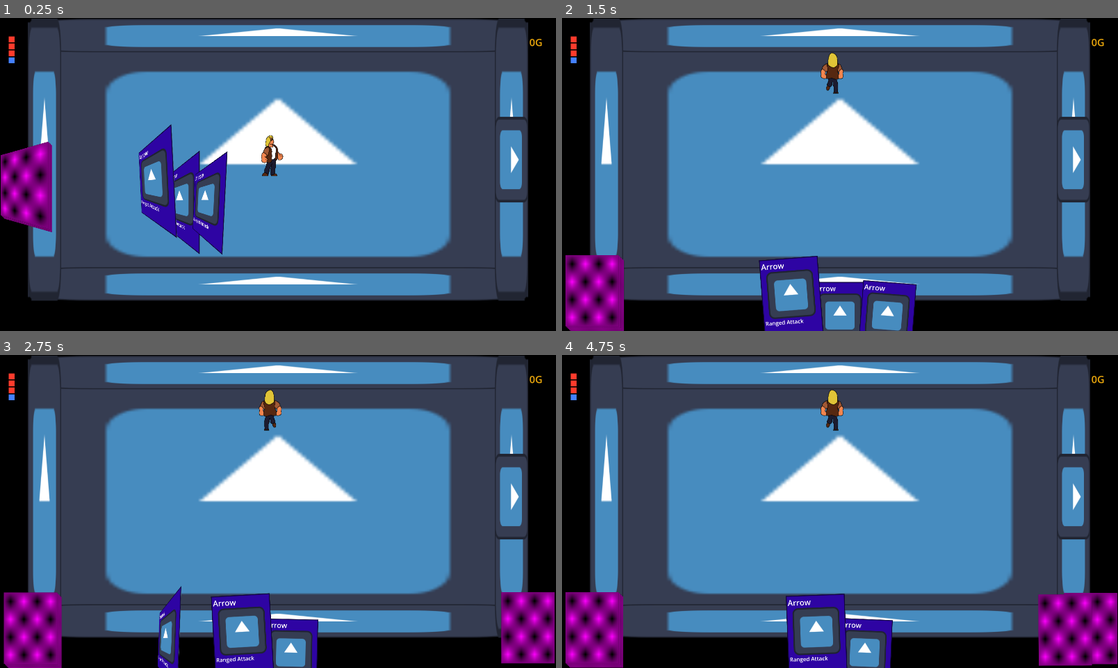
Above: before the commit, frames 1-4 (two rows, left to right).
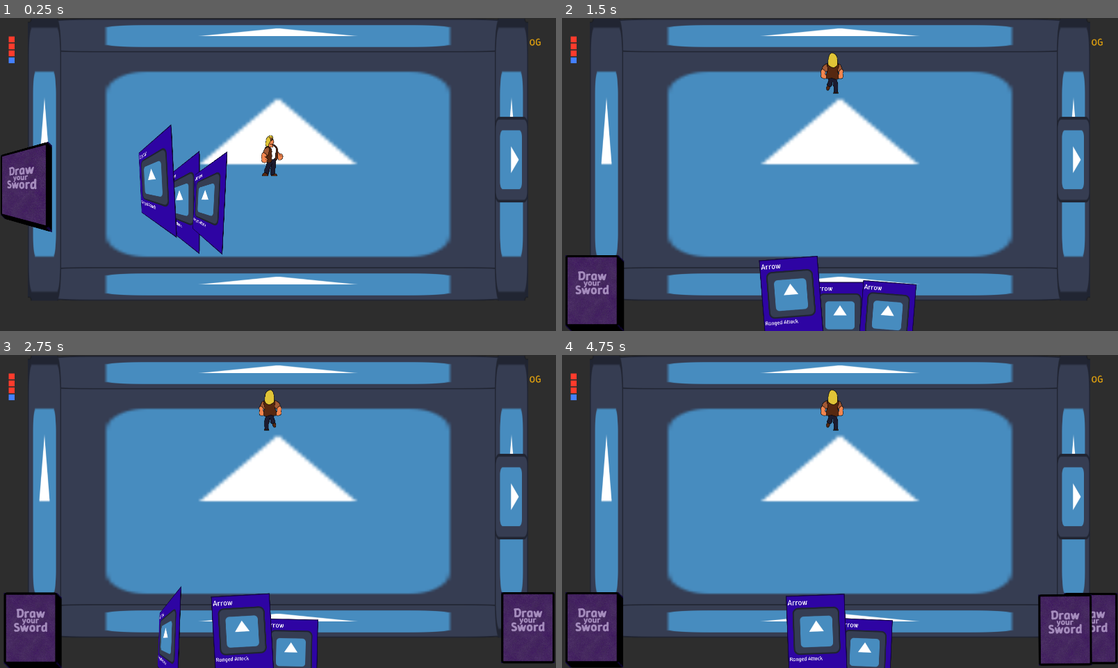
Above: after the commit, the same moments.

Repository: MamaDespik/GGJ-1
Game: Godot game, scene res://game.tscn
Same seed, same stepped clock (60 frames per second), same inputs: the game is played once before the commit and once after it. The engine's default icon, where the game draws it, is replaced by a stand-in: a white triangle on a blue panel in a dark square. Sound files missing from this copy of the repository are replaced by a short silence.
Inputs (mouse positions are in pixels of both pictures, inside the frame that each line leads up to):
- Up to frame 1 (0.25 s): no input
- Up to frame 2 (1.5 s): move the mouse to (867, 174) at 0.52 s; hold Mouse wheel up (change_highlight_left) 0.53-1.28 s; hold W (move_up) from 0.53 s (still down); move the mouse to (812, 174) at 1.27 s; tap Mouse wheel down (change_highlight_right) at 1.35 s
- Up to frame 3 (2.75 s): keep holding W (move_up); move the mouse to (289, 505) at 2.02 s; press the mouse at (289, 505) at 2.03 s
- Up to frame 4 (4.75 s): keep holding W (move_up); move the mouse to (834, 517) at 2.77 s; release the mouse at (834, 517) at 2.78 s; tap Mouse wheel up (change_highlight_left) at 2.85 s; move the mouse to (878, 514) at 3.52 s; hold Mouse wheel down (change_highlight_right) 3.53-4.28 s; move the mouse to (795, 508) at 4.27 s; click (795, 508) at 4.35 s

The runs differ from the first frame. In frame 1, 20% of the frame differs, in the area x 0-100%, y 0-100%; in frame 2, 17%; in frame 3, 19%; in frame 4, 20%.

Commit message:
Card Display Rework and Font

Diff:
--- a/godovelopment-game-jam-1/Cards/Card.tscn
+++ b/godovelopment-game-jam-1/Cards/Card.tscn
@@ -1,24 +1,16 @@
-[gd_scene load_steps=10 format=3 uid="uid://cb2547m4s54t2"]
+[gd_scene load_steps=8 format=3 uid="uid://cb2547m4s54t2"]
 
 [ext_resource type="Script" uid="uid://dhd6jwyvscbs1" path="res://Cards/card.gd" id="1_470ht"]
 [ext_resource type="Texture2D" uid="uid://thnj12t7c3yd" path="res://Assets/icon.svg" id="2_wsk7e"]
 [ext_resource type="PackedScene" uid="uid://dc5awr60mathl" path="res://Cards/card_front.tscn" id="3_trd61"]
 [ext_resource type="PackedScene" uid="uid://bixav0r3he737" path="res://Card Actions/card_action.tscn" id="3_wqwah"]
+[ext_resource type="Texture2D" uid="uid://c20peto2m3800" path="res://Assets/Cards/Base/card_back.png" id="5_roi1e"]
 
 [sub_resource type="ViewportTexture" id="ViewportTexture_37kl0"]
 viewport_path = NodePath("CardSprite/CardModelViewport")
 
-[sub_resource type="BoxMesh" id="BoxMesh_8uh7m"]
-size = Vector3(3.75, 5, 0.01)
-
-[sub_resource type="StandardMaterial3D" id="StandardMaterial3D_6uqi0"]
-albedo_texture = ExtResource("2_wsk7e")
-
 [sub_resource type="ViewportTexture" id="ViewportTexture_oclfm"]
 viewport_path = NodePath("CardSprite/CardModelViewport/CardModel/CardFront/CardFrontViewport")
-
-[sub_resource type="PlaceholderTexture2D" id="PlaceholderTexture2D_wqwah"]
-size = Vector2(375, 500)
 
 [node name="Card" type="Node2D"]
 top_level = true
@@ -37,9 +29,7 @@
 own_world_3d = true
 transparent_bg = true
 
-[node name="CardModel" type="MeshInstance3D" parent="CardSprite/CardModelViewport"]
-mesh = SubResource("BoxMesh_8uh7m")
-surface_material_override/0 = SubResource("StandardMaterial3D_6uqi0")
+[node name="CardModel" type="Node3D" parent="CardSprite/CardModelViewport"]
 
 [node name="CardFront" type="Sprite3D" parent="CardSprite/CardModelViewport/CardModel"]
 transform = Transform3D(1, 0, 0, 0, 1, 0, 0, 0, 1, 0, 0, 0.006)
@@ -48,14 +38,15 @@
 
 [node name="CardFrontViewport" type="SubViewport" parent="CardSprite/CardModelViewport/CardModel/CardFront"]
 own_world_3d = true
+transparent_bg = true
 size = Vector2i(750, 1000)
 
 [node name="CardFront" parent="CardSprite/CardModelViewport/CardModel/CardFront/CardFrontViewport" instance=ExtResource("3_trd61")]
 unique_name_in_owner = true
 
 [node name="CardBack" type="Sprite3D" parent="CardSprite/CardModelViewport/CardModel"]
-transform = Transform3D(1, 0, 0, 0, 1, 0, 0, 0, 1, 0, 0, -0.006)
-texture = SubResource("PlaceholderTexture2D_wqwah")
+transform = Transform3D(-1, 0, -8.74228e-08, 0, 1, 0, 8.74228e-08, 0, -1, 0, 0, -0.006)
+texture = ExtResource("5_roi1e")
 
 [node name="Camera3D" type="Camera3D" parent="CardSprite/CardModelViewport"]
 transform = Transform3D(1, 0, 0, 0, 1, 0, 0, 0, 1, 0, 0, 5.1)
--- a/godovelopment-game-jam-1/Modules/health_module.tscn
+++ b/godovelopment-game-jam-1/Modules/health_module.tscn
@@ -21,7 +21,7 @@
 layout_mode = 2
 size_flags_horizontal = 0
 size_flags_vertical = 0
-color = Color(0.233925, 0.233925, 0.233925, 1)
+color = Color(0, 0, 0, 1)
 
 [node name="HealthDisplay" type="HBoxContainer" parent="."]
 layout_mode = 2
--- a/godovelopment-game-jam-1/Player/player.tscn
+++ b/godovelopment-game-jam-1/Player/player.tscn
@@ -65,76 +65,6 @@
 "values": [ExtResource("12_p5o4e")]
 }
 
-[sub_resource type="Animation" id="Animation_vtle1"]
-resource_name = "idle_down"
-loop_mode = 1
-tracks/0/type = "value"
-tracks/0/imported = false
-tracks/0/enabled = true
-tracks/0/path = NodePath("Sprite2D:texture")
-tracks/0/interp = 1
-tracks/0/loop_wrap = true
-tracks/0/keys = {
-"times": PackedFloat32Array(0, 0.5),
-"transitions": PackedFloat32Array(1, 1),
-"update": 1,
-"values": [ExtResource("12_p5o4e"), ExtResource("13_gu6f8")]
-}
-
-[sub_resource type="Animation" id="Animation_apopc"]
-resource_name = "walk_down"
-length = 0.8
-loop_mode = 1
-step = 0.2
-tracks/0/type = "value"
-tracks/0/imported = false
-tracks/0/enabled = true
-tracks/0/path = NodePath("Sprite2D:texture")
-tracks/0/interp = 1
-tracks/0/loop_wrap = true
-tracks/0/keys = {
-"times": PackedFloat32Array(0, 0.2, 0.4, 0.6),
-"transitions": PackedFloat32Array(1, 1, 1, 1),
-"update": 1,
-"values": [ExtResource("13_n471f"), ExtResource("14_7emwf"), ExtResource("15_hshwv"), ExtResource("16_gpjlu")]
-}
-
-[sub_resource type="Animation" id="Animation_p5o4e"]
-resource_name = "walk_right"
-length = 0.8
-loop_mode = 1
-step = 0.2
-tracks/0/type = "value"
-tracks/0/imported = false
-tracks/0/enabled = true
-tracks/0/path = NodePath("Sprite2D:texture")
-tracks/0/interp = 1
-tracks/0/loop_wrap = true
-tracks/0/keys = {
-"times": PackedFloat32Array(0, 0.2, 0.4, 0.6),
-"transitions": PackedFloat32Array(1, 1, 1, 1),
-"update": 1,
-"values": [ExtResource("14_pisgm"), ExtResource("15_b1ygp"), ExtResource("16_o28un"), ExtResource("17_n471f")]
-}
-
-[sub_resource type="Animation" id="Animation_x3vf3"]
-resource_name = "walk_up"
-length = 0.8
-loop_mode = 1
-step = 0.2
-tracks/0/type = "value"
-tracks/0/imported = false
-tracks/0/enabled = true
-tracks/0/path = NodePath("Sprite2D:texture")
-tracks/0/interp = 1
-tracks/0/loop_wrap = true
-tracks/0/keys = {
-"times": PackedFloat32Array(0, 0.2, 0.4, 0.6),
-"transitions": PackedFloat32Array(1, 1, 1, 1),
-"update": 1,
-"values": [ExtResource("21_8mwp6"), ExtResource("22_qemgg"), ExtResource("23_8viyr"), ExtResource("24_sm0op")]
-}
-
 [sub_resource type="Animation" id="Animation_8ynux"]
 resource_name = "dying"
 length = 2.0
@@ -150,6 +80,76 @@
 "transitions": PackedFloat32Array(1, 1, 1, 1, 1, 1, 1, 1, 1),
 "update": 1,
 "values": [ExtResource("12_p5o4e"), ExtResource("25_m0h3t"), ExtResource("26_i4o1l"), ExtResource("27_j2n6q"), ExtResource("28_c6x0f"), ExtResource("29_jp1hh"), ExtResource("30_qs4pp"), ExtResource("31_iyprq"), ExtResource("32_f4lon")]
+}
+
+[sub_resource type="Animation" id="Animation_vtle1"]
+resource_name = "idle_down"
+loop_mode = 1
+tracks/0/type = "value"
+tracks/0/imported = false
+tracks/0/enabled = true
+tracks/0/path = NodePath("Sprite2D:texture")
+tracks/0/interp = 1
+tracks/0/loop_wrap = true
+tracks/0/keys = {
+"times": PackedFloat32Array(0, 0.5),
+"transitions": PackedFloat32Array(1, 1),
+"update": 1,
+"values": [ExtResource("12_p5o4e"), ExtResource("13_gu6f8")]
+}
+
+[sub_resource type="Animation" id="Animation_apopc"]
+resource_name = "walk_down"
+length = 0.8
+loop_mode = 1
+step = 0.2
+tracks/0/type = "value"
+tracks/0/imported = false
+tracks/0/enabled = true
+tracks/0/path = NodePath("Sprite2D:texture")
+tracks/0/interp = 1
+tracks/0/loop_wrap = true
+tracks/0/keys = {
+"times": PackedFloat32Array(0, 0.2, 0.4, 0.6),
+"transitions": PackedFloat32Array(1, 1, 1, 1),
+"update": 1,
+"values": [ExtResource("13_n471f"), ExtResource("14_7emwf"), ExtResource("15_hshwv"), ExtResource("16_gpjlu")]
+}
+
+[sub_resource type="Animation" id="Animation_p5o4e"]
+resource_name = "walk_right"
+length = 0.8
+loop_mode = 1
+step = 0.2
+tracks/0/type = "value"
+tracks/0/imported = false
+tracks/0/enabled = true
+tracks/0/path = NodePath("Sprite2D:texture")
+tracks/0/interp = 1
+tracks/0/loop_wrap = true
+tracks/0/keys = {
+"times": PackedFloat32Array(0, 0.2, 0.4, 0.6),
+"transitions": PackedFloat32Array(1, 1, 1, 1),
+"update": 1,
+"values": [ExtResource("14_pisgm"), ExtResource("15_b1ygp"), ExtResource("16_o28un"), ExtResource("17_n471f")]
+}
+
+[sub_resource type="Animation" id="Animation_x3vf3"]
+resource_name = "walk_up"
+length = 0.8
+loop_mode = 1
+step = 0.2
+tracks/0/type = "value"
+tracks/0/imported = false
+tracks/0/enabled = true
+tracks/0/path = NodePath("Sprite2D:texture")
+tracks/0/interp = 1
+tracks/0/loop_wrap = true
+tracks/0/keys = {
+"times": PackedFloat32Array(0, 0.2, 0.4, 0.6),
+"transitions": PackedFloat32Array(1, 1, 1, 1),
+"update": 1,
+"values": [ExtResource("21_8mwp6"), ExtResource("22_qemgg"), ExtResource("23_8viyr"), ExtResource("24_sm0op")]
 }
 
 [sub_resource type="AnimationLibrary" id="AnimationLibrary_x3vf3"]
--- a/godovelopment-game-jam-1/game.tscn
+++ b/godovelopment-game-jam-1/game.tscn
@@ -19,7 +19,7 @@
 offset_right = 1920.0
 offset_bottom = 1080.0
 mouse_filter = 2
-color = Color(0, 0, 0, 1)
+color = Color(0.175781, 0.175781, 0.175781, 1)
 
 [node name="SubViewportContainer" type="SubViewportContainer" parent="."]
 custom_minimum_size = Vector2(1920, 1080)
--- a/godovelopment-game-jam-1/project.godot
+++ b/godovelopment-game-jam-1/project.godot
@@ -25,6 +25,10 @@
 window/size/viewport_height=1080
 window/size/mode=2
 window/stretch/mode="viewport"
+
+[gui]
+
+theme/custom_font="uid://dymvqot11mhgr"
 
 [input]
 
Binary file added: godovelopment-game-jam-1/Assets/Cards/Base/card_back.aseprite
Binary file added: godovelopment-game-jam-1/Assets/Cards/Base/card_back.png
Not shown, added: godovelopment-game-jam-1/Assets/Cards/Base/card_back.png.import
Binary file added: godovelopment-game-jam-1/Assets/Cards/Base/card_front.aseprite
Not shown, added: godovelopment-game-jam-1/Assets/Font/Winky_Rough/OFL.txt
Not shown, added: godovelopment-game-jam-1/Assets/Font/Winky_Rough/README.txt
Binary file added: godovelopment-game-jam-1/Assets/Font/Winky_Rough/WinkyRough-Italic-VariableFont_wght.ttf
Not shown, added: godovelopment-game-jam-1/Assets/Font/Winky_Rough/WinkyRough-Italic-VariableFont_wght.ttf.import
Binary file added: godovelopment-game-jam-1/Assets/Font/Winky_Rough/WinkyRough-VariableFont_wght.ttf
Not shown, added: godovelopment-game-jam-1/Assets/Font/Winky_Rough/WinkyRough-VariableFont_wght.ttf.import
Binary file added: godovelopment-game-jam-1/Assets/Font/Winky_Rough/static/WinkyRough-Black.ttf
Not shown, added: godovelopment-game-jam-1/Assets/Font/Winky_Rough/static/WinkyRough-Black.ttf.import
(and 27 more such lines)
